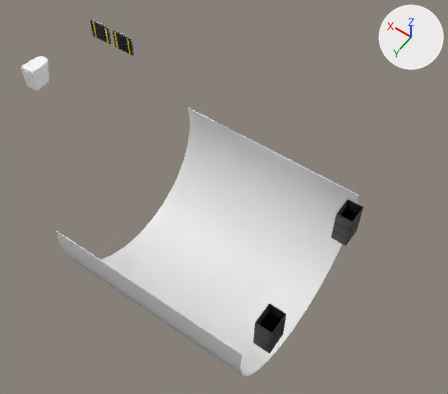
What one commit did to the FBX model Assets/Models/TheMuraka_Cinema4D_Interactables.fbx.
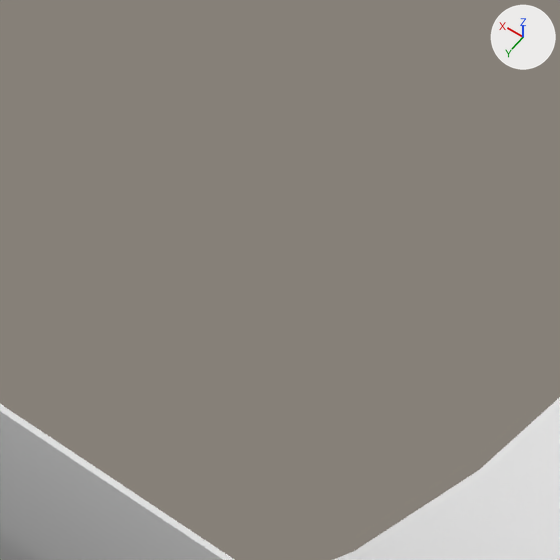
The first picture shows the older version from a 50 mm lens placed at (-8.25, 7.06, 12.56), pointed at (-2.55, -0.93, 0.01). The close-ups show both versions on the part from 15% to 30% of the width and 48% to 65% of the height of that picture; other places that the commit changed are outside them. The axes (+X, +Y, +Z) are drawn at upper right. The lights are the same throughout. Where no turn or scale is listed for an object, it has been applied to the vertices.

Objects in the first close-up: 'sunblind'.
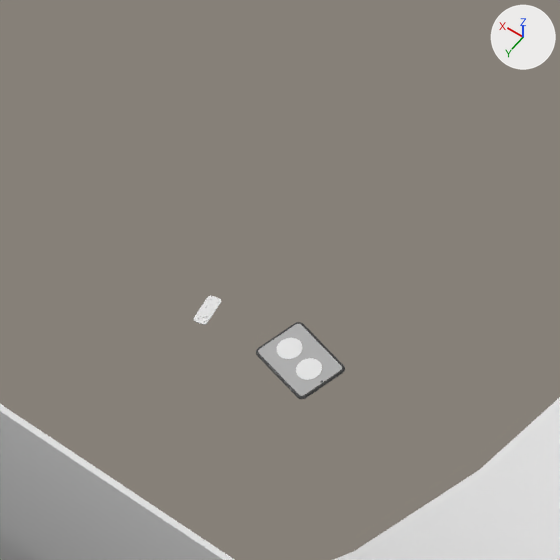
Where the change shows, as pixel boxes (x1, y1, x2, y2) in the close-ups (560 x 560 px):
'tablet_weather', added
    after: (256, 322, 345, 399)
    faces in mat_tablet_screen (grey #adadad): (258, 324, 342, 396)
    faces in mat_tablet_body (black #383838): (256, 322, 345, 399)
'weather_sunny', added
    after: (296, 358, 322, 380)
'Controller_Bed_Light', added
    after: (193, 296, 221, 325)
'weather_stormy', added
    after: (277, 338, 302, 359)

Patch to the scene script:
```diff
--- a/Assets/Models/TheMuraka_Cinema4D_Interactables.fbx.py
+++ b/Assets/Models/TheMuraka_Cinema4D_Interactables.fbx.py
@@ mat_tablet_screen @@
+mat_tablet_screen = principled_material('tablet_screen')
+mat_tablet_screen.base_color = (0.42, 0.42, 0.42)  # grey #adadad
+mat_tablet_screen.roughness = 0.434
@@ mat_tablet_body @@
+mat_tablet_body = principled_material('tablet_body')
+mat_tablet_body.base_color = (0.04, 0.04, 0.04)  # black #383838
+mat_tablet_body.roughness = 0.434
@@ mat_br_lightcontroller @@
+mat_br_lightcontroller = principled_material('BR_LightController')
+mat_br_lightcontroller.base_color = (0.8, 0.8, 0.8)  # white #e7e7e7
@@ mat_icon_sunny @@
+mat_icon_sunny = principled_material('icon_sunny')
+mat_icon_sunny.base_color = (0.8, 0.8, 0.8)  # white #e7e7e7
+mat_icon_sunny.roughness = 0.434
@@ mat_icon_stormy @@
+mat_icon_stormy = principled_material('icon_stormy')
+mat_icon_stormy.base_color = (0.8, 0.8, 0.8)  # white #e7e7e7
+mat_icon_stormy.roughness = 0.434
@@ me_mesh_004_1 @@
+me_mesh_004_1.from_pydata(...)  # 1106 vertices, 1068 faces; spans x -0.125..0.125, y -0.099..0.099, z -0.005..0.005
+# faces by material slot: [87, 981]
+me_mesh_004_1.materials.append(mat_tablet_screen)  # grey #adadad
+me_mesh_004_1.materials.append(mat_tablet_body)  # black #383838
@@ me_mesh_1 @@
+me_mesh_1.from_pydata(...)  # 487 vertices, 494 faces; spans x -0.03..0.03, y -0.0494..0.0494, z -0.0049..0.0049
+me_mesh_1.materials.append(mat_br_lightcontroller)  # its picture is missing
@@ me_mesh_006_1 @@
+me_mesh_006_1.from_pydata(...)  # 17 vertices, 16 faces; spans x -0.0365..0.0365, y -0.0365..0.0365, z 0.0077
+me_mesh_006_1.materials.append(mat_icon_sunny)  # its picture is missing
@@ me_mesh_005_1 @@
+me_mesh_005_1.from_pydata(...)  # 17 vertices, 16 faces; spans x -0.0365..0.0365, y -0.0365..0.0365, z 0.0077
+me_mesh_005_1.materials.append(mat_icon_stormy)  # its picture is missing
@@ ob_tablet_weather @@
+ob_tablet_weather = bpy.data.objects.new('tablet_weather', me_mesh_004_1)
+ob_tablet_weather.location = (-1.095, 1.898, 0.492)
@@ ob_controller_bed_light @@
+ob_controller_bed_light = bpy.data.objects.new('Controller_Bed_Light', me_mesh_1)
+ob_controller_bed_light.location = (-0.762, 1.923, 0.491)
@@ ob_weather_sunny @@
+ob_weather_sunny = bpy.data.objects.new('weather_sunny', me_mesh_006_1)
+ob_weather_sunny.location = (-1.137, 1.908, 0.49)
@@ ob_weather_stormy @@
+ob_weather_stormy = bpy.data.objects.new('weather_stormy', me_mesh_005_1)
+ob_weather_stormy.location = (-1.045, 1.888, 0.49)
```
